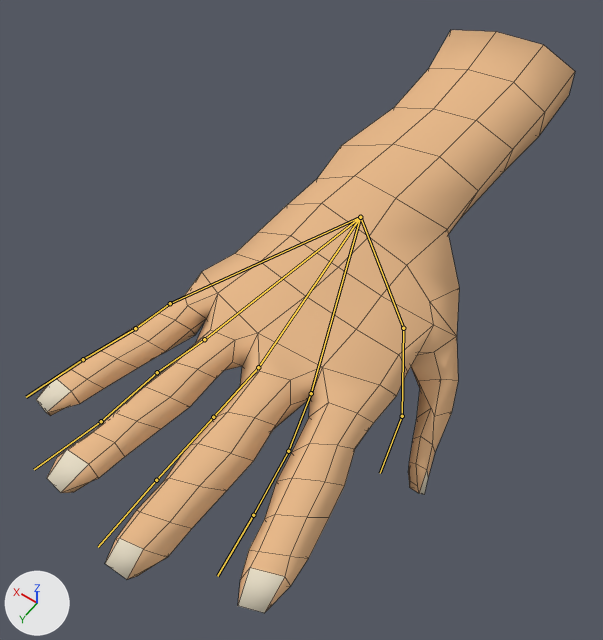
Two versions of the Blender file Assets/Models/handBlender.blend, one commit apart.
Rendered twice from a 50 mm camera at (-1.01, 2.5, 6.3) aimed at (1.67, -1.25, 0.4). Every picture has the same lights, and +X, +Y and +Z are marked at lower left. The bones that bend it are drawn over the model as lines. Mesh edges are drawn as thin lines.
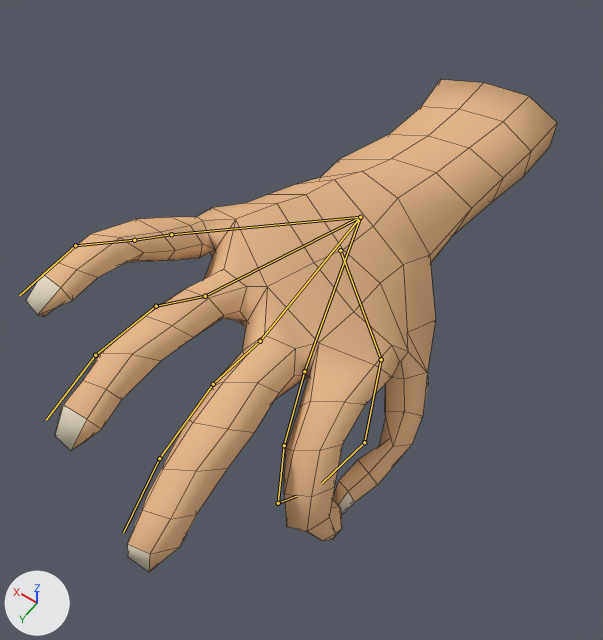
The newer file adds an action. The first version stands in its rest pose; the second is drawn at frame 1 of the action 'MintInstant'.

What differs and where, as boxes [x1, y1, x2, y2] in the pictures (603 x 640 px):
'Cube', posed (16% shorter)
    before: [36, 30, 575, 613]
    after: [26, 80, 557, 572]
bone 'Bone', root to tip
    before: (360, 217) to (403, 328)
    after: (340, 250) to (381, 359)
bone 'Bone.005', root to tip
    before: (403, 328) to (402, 416)
    after: (381, 359) to (364, 442)
bone 'Bone.006', root to tip
    before: (402, 416) to (380, 473)
    after: (364, 442) to (321, 483)
bone 'Bone.001', root to tip
    before: (360, 217) to (311, 393)
    after: (360, 217) to (304, 371)
bone 'Bone.007', root to tip
    before: (311, 393) to (288, 451)
    after: (304, 371) to (284, 445)
bone 'Bone.008', root to tip
    before: (288, 451) to (253, 515)
    after: (284, 445) to (278, 503)
bone 'Bone.009', root to tip
    before: (253, 515) to (217, 576)
    after: (278, 503) to (296, 496)
bone 'Bone.002', root to tip
    before: (360, 217) to (258, 367)
    after: (360, 217) to (260, 341)
bone 'Bone.011', root to tip
    before: (213, 417) to (156, 480)
    after: (213, 384) to (159, 458)
bone 'Bone.012', root to tip
    before: (156, 480) to (98, 547)
    after: (159, 458) to (123, 532)
bone 'Bone.004', root to tip
    before: (360, 217) to (204, 339)
    after: (360, 217) to (205, 296)
bone 'Bone.013', root to tip
    before: (204, 339) to (157, 372)
    after: (205, 296) to (156, 306)
bone 'Bone.014', root to tip
    before: (157, 372) to (101, 421)
    after: (156, 306) to (95, 355)
bone 'Bone.015', root to tip
    before: (101, 421) to (34, 469)
    after: (95, 355) to (46, 420)
bone 'Bone.003', root to tip
    before: (360, 217) to (170, 303)
    after: (360, 217) to (171, 234)
bone 'Bone.016', root to tip
    before: (170, 303) to (135, 328)
    after: (171, 234) to (134, 240)
bone 'Bone.018', root to tip
    before: (83, 359) to (26, 397)
    after: (75, 245) to (19, 295)

Patch to the scene script:
```diff
--- a/Assets/Models/handBlender.blend.py
+++ b/Assets/Models/handBlender.blend.py
@@ bone_bone @@
 bone_bone = bpy.data.objects['Armature'].pose.bones['Bone']
-bone_bone.location = (0.0, 0.0, 0.0)
+bone_bone.location = (0.214, 0.086, -0.387)
@@ bone_bone_005 @@
 bone_bone_005 = bpy.data.objects['Armature'].pose.bones['Bone.005']  # child of 'Bone'
-bone_bone_005.rotation_quaternion = (1.0, 0.0, 0.0, 0.0)  # degrees (0, 0, 0)
+bone_bone_005.rotation_quaternion = (0.994, 0.034, 0.067, -0.079)  # degrees (3, 8, -9)
@@ bone_bone_006 @@
 bone_bone_006 = bpy.data.objects['Armature'].pose.bones['Bone.006']  # child of 'Bone.005'
-bone_bone_006.rotation_quaternion = (1.0, 0.0, 0.0, 0.0)  # degrees (0, 0, 0)
+bone_bone_006.rotation_quaternion = (0.974, -0.026, 0.162, -0.156)  # degrees (-6, 18, -19)
@@ bone_bone_001 @@
 bone_bone_001 = bpy.data.objects['Armature'].pose.bones['Bone.001']
-bone_bone_001.rotation_quaternion = (1.0, 0.0, 0.0, 0.0)  # degrees (0, 0, 0)
+bone_bone_001.rotation_quaternion = (0.998, 0.062, -0.016, -0.015)  # degrees (7, -2, -2)
@@ bone_bone_007 @@
 bone_bone_007 = bpy.data.objects['Armature'].pose.bones['Bone.007']  # child of 'Bone.001'
-bone_bone_007.rotation_quaternion = (1.0, 0.0, 0.0, 0.0)  # degrees (0, 0, 0)
+bone_bone_007.rotation_quaternion = (0.939, -0.328, 0.101, -0.017)  # degrees (-39, 10, -6)
@@ bone_bone_008 @@
 bone_bone_008 = bpy.data.objects['Armature'].pose.bones['Bone.008']  # child of 'Bone.007'
-bone_bone_008.rotation_quaternion = (1.0, 0.0, 0.0, 0.0)  # degrees (0, 0, 0)
+bone_bone_008.rotation_quaternion = (0.953, -0.3, 0.047, -0.007)  # degrees (-35, 5, -2)
@@ bone_bone_009 @@
 bone_bone_009 = bpy.data.objects['Armature'].pose.bones['Bone.009']  # child of 'Bone.008'
-bone_bone_009.rotation_quaternion = (1.0, 0.0, 0.0, 0.0)  # degrees (0, 0, 0)
+bone_bone_009.rotation_quaternion = (0.883, -0.462, -0.077, -0.034)  # degrees (-55, -10, 1)
@@ bone_bone_002 @@
 bone_bone_002 = bpy.data.objects['Armature'].pose.bones['Bone.002']
-bone_bone_002.rotation_quaternion = (1.0, 0.0, 0.0, 0.0)  # degrees (0, 0, 0)
+bone_bone_002.rotation_quaternion = (0.997, 0.078, -0.012, 0.001)  # degrees (9, -1, 0)
@@ bone_bone_011 @@
 bone_bone_011 = bpy.data.objects['Armature'].pose.bones['Bone.011']  # child of 'Bone.010'
-bone_bone_011.rotation_quaternion = (1.0, 0.0, 0.0, 0.0)  # degrees (0, 0, 0)
+bone_bone_011.rotation_quaternion = (0.974, -0.225, 0.0, 0.0)  # degrees (-26, 0, 0)
@@ bone_bone_012 @@
 bone_bone_012 = bpy.data.objects['Armature'].pose.bones['Bone.012']  # child of 'Bone.011'
-bone_bone_012.rotation_quaternion = (1.0, 0.0, 0.0, 0.0)  # degrees (0, 0, 0)
+bone_bone_012.rotation_quaternion = (0.984, -0.181, 0.0, 0.0)  # degrees (-21, 0, 0)
@@ bone_bone_004 @@
 bone_bone_004 = bpy.data.objects['Armature'].pose.bones['Bone.004']
-bone_bone_004.rotation_quaternion = (1.0, 0.0, 0.0, 0.0)  # degrees (0, 0, 0)
+bone_bone_004.rotation_quaternion = (0.992, 0.123, 0.015, 0.0)  # degrees (14, 2, 0)
@@ bone_bone_013 @@
 bone_bone_013 = bpy.data.objects['Armature'].pose.bones['Bone.013']  # child of 'Bone.004'
-bone_bone_013.rotation_quaternion = (1.0, 0.0, 0.0, 0.0)  # degrees (0, 0, 0)
+bone_bone_013.rotation_quaternion = (0.992, 0.122, 0.025, 0.0)  # degrees (14, 3, 0)
@@ bone_bone_014 @@
 bone_bone_014 = bpy.data.objects['Armature'].pose.bones['Bone.014']  # child of 'Bone.013'
-bone_bone_014.rotation_quaternion = (1.0, 0.0, 0.0, 0.0)  # degrees (0, 0, 0)
+bone_bone_014.rotation_quaternion = (0.974, -0.227, -0.017, 0.009)  # degrees (-26, -2, 1)
@@ bone_bone_015 @@
 bone_bone_015 = bpy.data.objects['Armature'].pose.bones['Bone.015']  # child of 'Bone.014'
-bone_bone_015.rotation_quaternion = (1.0, 0.0, 0.0, 0.0)  # degrees (0, 0, 0)
+bone_bone_015.rotation_quaternion = (0.949, -0.31, -0.057, 0.001)  # degrees (-36, -6, 2)
@@ bone_bone_003 @@
 bone_bone_003 = bpy.data.objects['Armature'].pose.bones['Bone.003']
-bone_bone_003.rotation_quaternion = (1.0, 0.0, 0.0, 0.0)  # degrees (0, 0, 0)
+bone_bone_003.rotation_quaternion = (0.979, 0.187, 0.078, 0.0)  # degrees (22, 9, 2)
@@ bone_bone_016 @@
 bone_bone_016 = bpy.data.objects['Armature'].pose.bones['Bone.016']  # child of 'Bone.003'
-bone_bone_016.rotation_quaternion = (1.0, 0.0, 0.0, 0.0)  # degrees (0, 0, 0)
+bone_bone_016.rotation_quaternion = (0.999, 0.046, 0.008, 0.0)  # degrees (5, 1, 0)
@@ bone_bone_018 @@
 bone_bone_018 = bpy.data.objects['Armature'].pose.bones['Bone.018']  # child of 'Bone.017'
-bone_bone_018.rotation_quaternion = (1.0, 0.0, 0.0, 0.0)  # degrees (0, 0, 0)
+bone_bone_018.rotation_quaternion = (0.922, -0.379, -0.078, 0.0)  # degrees (-45, -8, 3)
```
